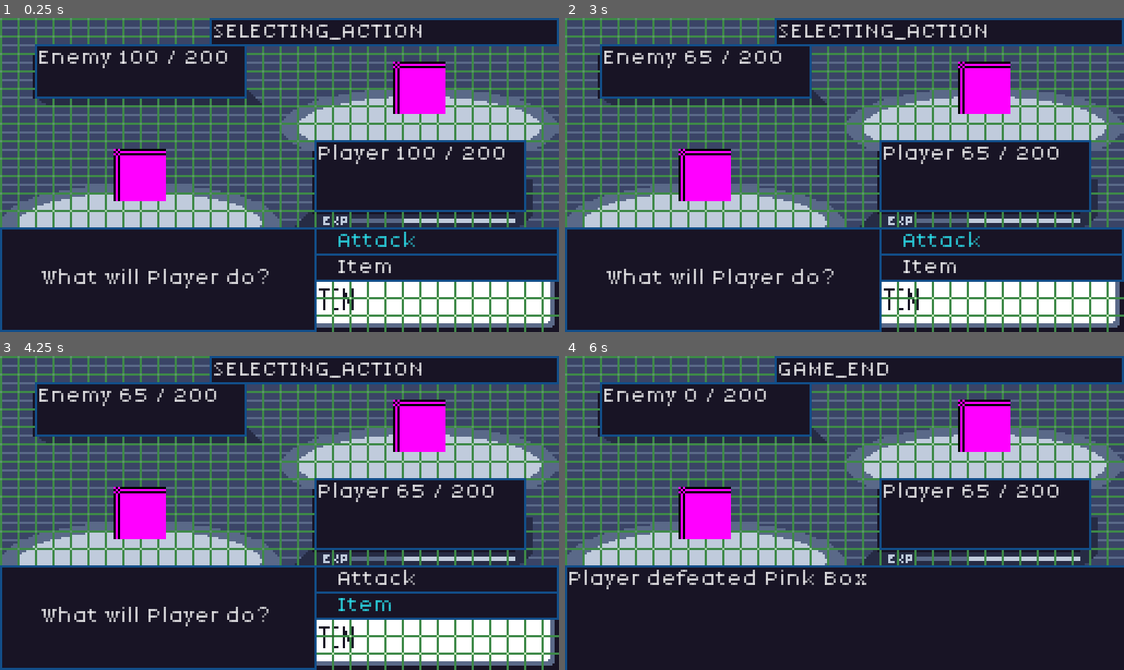
Above: before the commit, frames 1-4 (two rows, left to right).
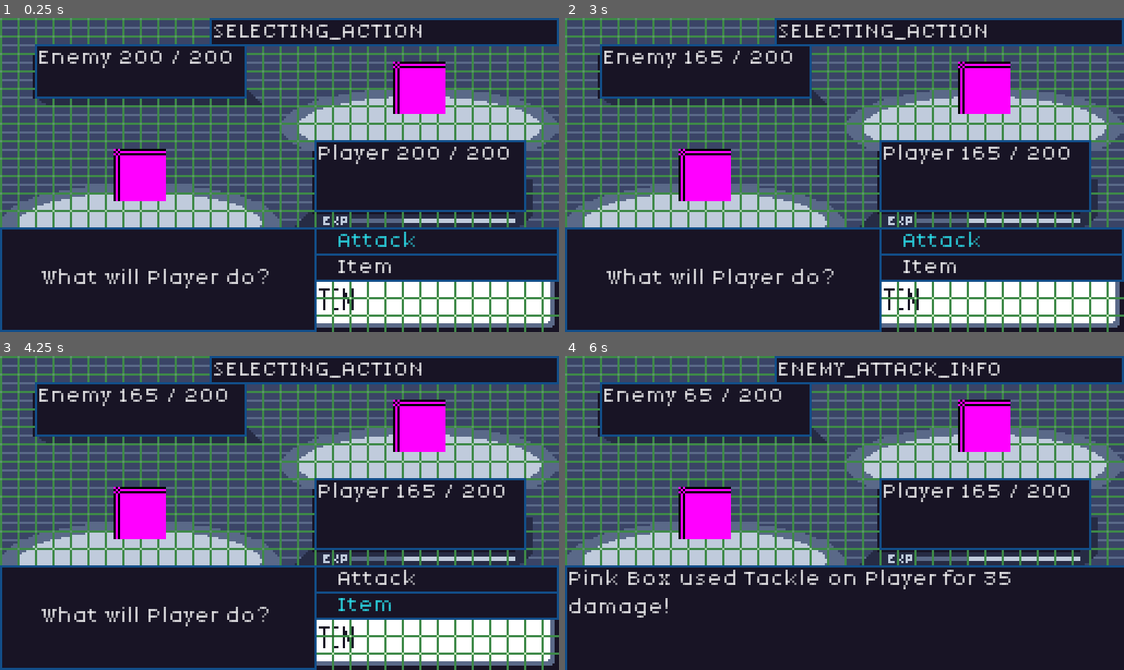
Above: after the commit, the same moments.

Repository: JakeTaussig/rpg-rougelike
Game: Godot game, scene res://scenes/battle.tscn
The game is run twice, just before and just after one commit, with the same random seed, the same clock (stepped at 60 frames per second) and the same inputs.
Inputs:
- Up to frame 1 (0.25 s): no input
- Up to frame 2 (3 s): click "Attack" at 0.5 s; click "Tackle" at 1.25 s; click "Continue" at 2 s; click "Continue" at 2.75 s
- Up to frame 3 (4.25 s): click "Item" at 3.5 s
- Up to frame 4 (6 s): click "Attack" at 4.25 s; click "Flamethrower" at 5 s; click "Continue" at 5.75 s

The runs differ from the first frame. In frame 1, 0.8% of the frame differs, in the area x 21-92%, y 10-46%; in frame 2, 0.8%; in frame 3, 0.8%; in frame 4, 2.9%, in the area x 0-91%, y 2-84%.

Commit message:
externalized _on_move_selected() call

Diff:
--- a/scenes/battle.tscn
+++ b/scenes/battle.tscn
@@ -131,6 +131,7 @@
 unique_name_in_owner = true
 position = Vector2(64, 72)
 max_hp = 200
+hp = 200
 
 [node name="Enemies" type="Node2D" parent="."]
 unique_name_in_owner = true
@@ -140,6 +141,7 @@
 position = Vector2(192, 32)
 character_name = "Pink Box"
 max_hp = 200
+hp = 200
 
 [node name="StateDisplay" type="Label" parent="."]
 unique_name_in_owner = true
--- a/scripts/battle.gd
+++ b/scripts/battle.gd
@@ -3,7 +3,6 @@
 var turn: int = 0
 var turn_order_index: int = 0
 var battle_participants = []
-
 enum State {SELECTING_ACTION, SELECTING_ATTACK, PLAYER_ATTACK_INFO, ENEMY_ATTACK, ENEMY_ATTACK_INFO, GAME_END}
 var state: State = State.SELECTING_ACTION
 
@@ -11,10 +10,8 @@
 func _ready() -> void:
 	_init_battle_participants()
 	_render_hp()
-
 	for i in %Player.moves.size():
 		%MovesMenu.get_child(i).text = %Player.moves[i].move_name
-
 	if battle_participants[turn_order_index].is_player:
 		_update_state(State.SELECTING_ACTION, "What will %s do?" % %Player.character_name)
 	else:
@@ -81,11 +78,15 @@
 	battle_participants.sort_custom(func(a, b): return a.speed - b.speed)
 
 func _on_move_pressed(index: int) -> void:
+	_on_move_selected(index)
+
+func _on_move_selected(index: int) -> void:
 	var results = %Player.use_move(index, %Enemy)
 	var used_move_name = results[0].move_name
 	var damage = results[1]
 	var message = "%s used %s on %s for %d damage!" % [%Player.character_name, used_move_name, %Enemy.character_name, damage]
 	_update_state(State.PLAYER_ATTACK_INFO, message)
+
 
 func _render_hp() -> void:
 	%EnemyPanel.text = "Enemy " + str(%Enemy.hp) + " / " + str(%Enemy.max_hp)
